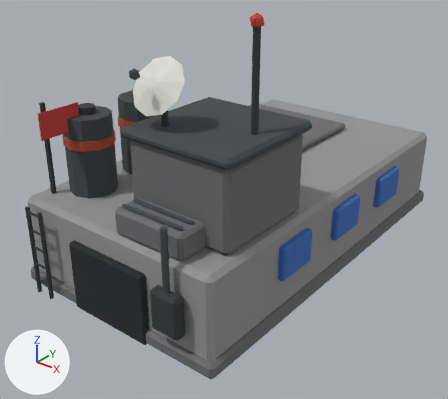
What one commit did to the glTF model assets/models/base_1x2.glb.
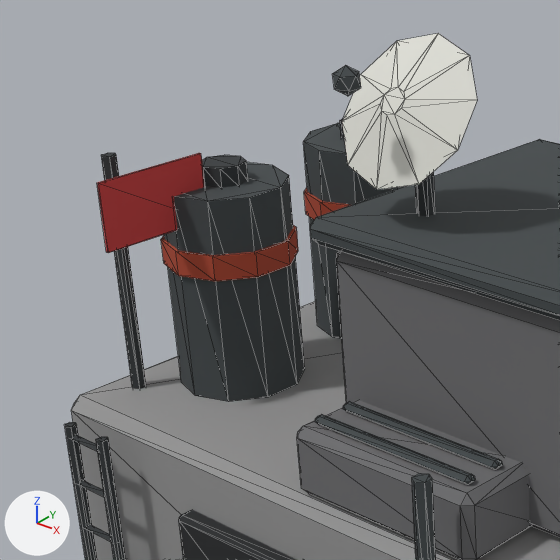
Each version appears first whole from a camera (50 mm lens) standing at (2.39, -3.29, 1.97) and looking at (0.0, -0.31, 0.12), and next in a close-up on the part from 0% to 48% of the width and 11% to 65% of the height. The lights are fixed; the arrows at lower left show +X, +Y and +Z. The first two pictures are the older version. The close-ups show mesh edges as thin lines. Vertices at exactly the same position are counted once.

Names of what the first close-up shows: 'base_1x2'.
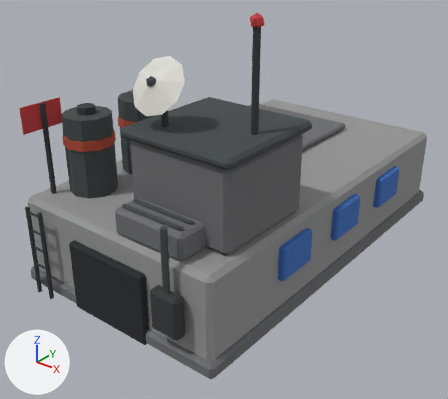
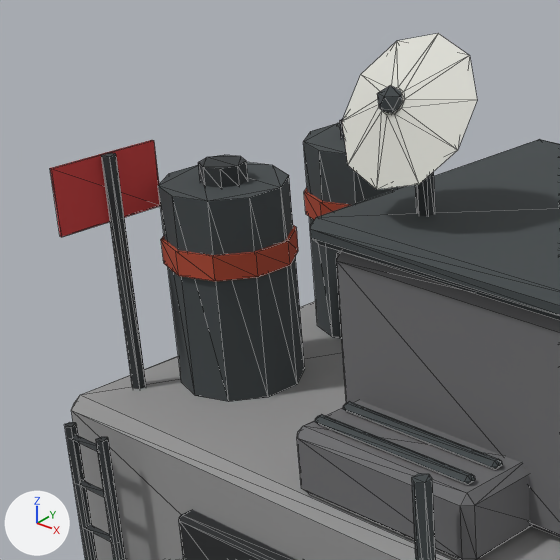
What changed in the scene script:
```text
Change me_base_1x2_026:
    where me_base_1x2_026.from_pydata(...)  # 826 vertices, 1464 faces; spans x -0.78..0.79, y -1.44..1.4, z -0.31..1.48
    used by ob_base_1x2; location = (0.0, 0.0, 0.0)
    me_base_1x2_026 part 1: the loose piece of 8 vertices spanning x -0.5, y -1.34..-1.06, z 0.73..0.89 is moved by (-0.17, 0.0, 0.0)
    me_base_1x2_026 part 2: the loose piece of 12 vertices spanning x 0.12..0.18, y -1.23..-1.17, z 1.16..1.22 is moved by (0.0, 0.11, -0.06)
```

What differs and where, as boxes (x1, y1, x2, y2) in the close-ups (560 x 560 px; the box of a moved part takes in the faces that stretch with it):
'base_1x2', reshaped
    before: (64, 33, 560, 560)
    after: (50, 33, 560, 560)
part 1 of me_base_1x2_026, moved or reshaped
    before: (97, 153, 205, 253)
    after: (50, 140, 160, 237)
part 2 of me_base_1x2_026, moved or reshaped
    before: (332, 65, 361, 96)
    after: (377, 86, 402, 113)
